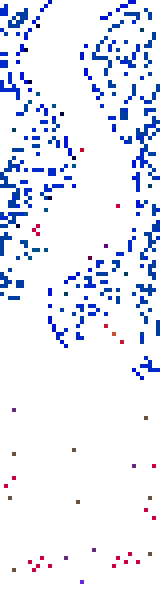
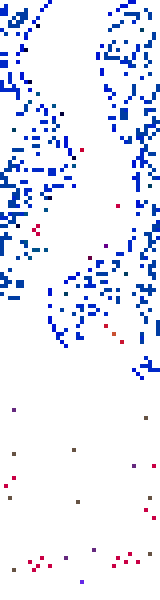
Before/after of a 160px x 600px layered artwork. What changed in the layer stack:
painted on "level1.ppm" over [80, 16, 116, 108]
